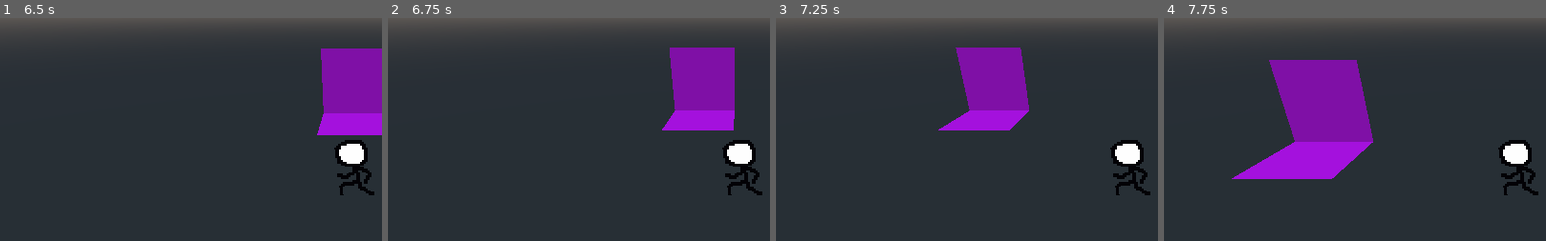
Above: before the commit, frames 1-4 (left to right).
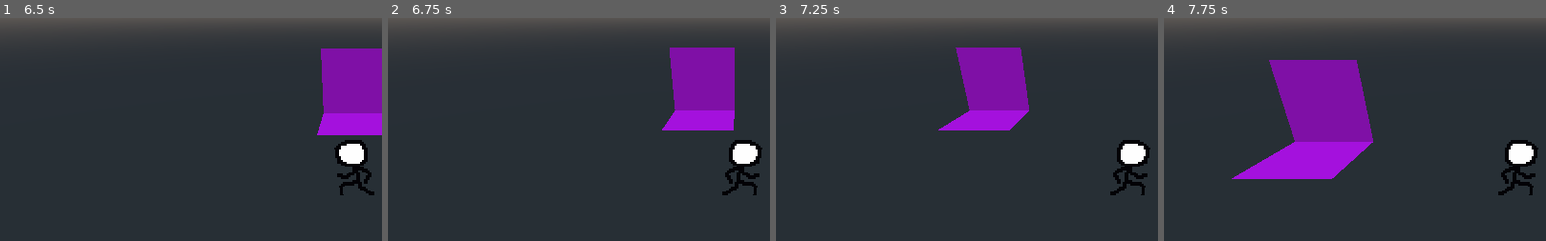
Above: after the commit, the same moments.

Repository: Tusentio/GlobalGameJam2022
Game: Godot game, scene res://Scenes/Menu/Menu.tscn
The game is run twice, just before and just after one commit, with the same random seed, the same clock (stepped at 60 frames per second) and the same inputs.
Inputs:
- Up to frame 1 (6.5 s): click "Play" at 0.5 s; hold D (walk_right) 1.28-2.03 s; hold S (walk_down) 2.03-2.78 s; hold D (walk_right) 2.78-3.53 s; hold W (walk_up) 3.53-4.28 s; hold A (walk_left) 4.28-5.78 s; hold S (walk_down) from 5.78 s (still down)
- Up to frame 2 (6.75 s): release S (walk_down) at 6.53 s; hold D (walk_right) from 6.53 s (still down)
- Up to frame 3 (7.25 s): keep holding D (walk_right)
- Up to frame 4 (7.75 s): release D (walk_right) at 7.28 s; hold W (walk_up) from 7.28 s (still down)
The pictures show only the part of the screen within x 4-54%, y 18-68%; the shares and areas given below are measured in that part.

Frame 1 is identical in both runs. In frame 2, 1.0% of the frame differs, in the area x 87-98%, y 54-80%; in frame 3, 1.0%; in frame 4, 1.0%.

Commit message:
Fix player rotation flip

Diff:
--- a/Scenes/Player/Player.tscn
+++ b/Scenes/Player/Player.tscn
@@ -37,7 +37,7 @@
 "times": PoolRealArray( 0, 0.15 ),
 "transitions": PoolRealArray( -2, -2 ),
 "update": 0,
-"values": [ Vector3( 0, 0, 0 ), Vector3( 0, -180, 0 ) ]
+"values": [ Vector3( 0, 180, 0 ), Vector3( 0, 0, 0 ) ]
 }
 
 [node name="Player" type="KinematicBody"]
